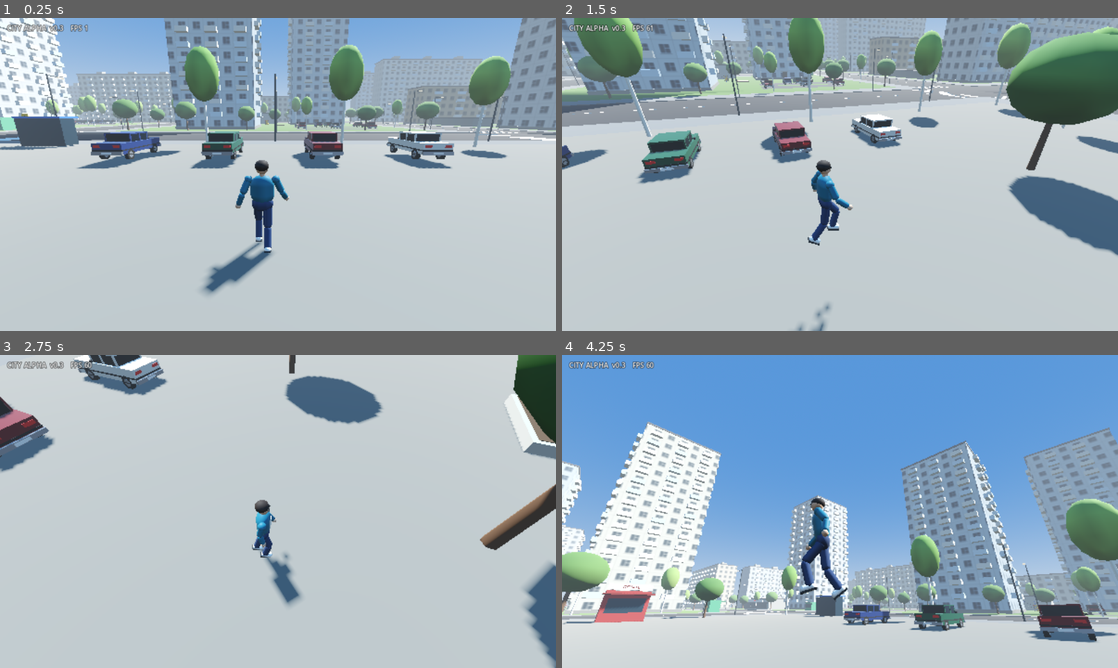
Above: before the commit, frames 1-4 (two rows, left to right).
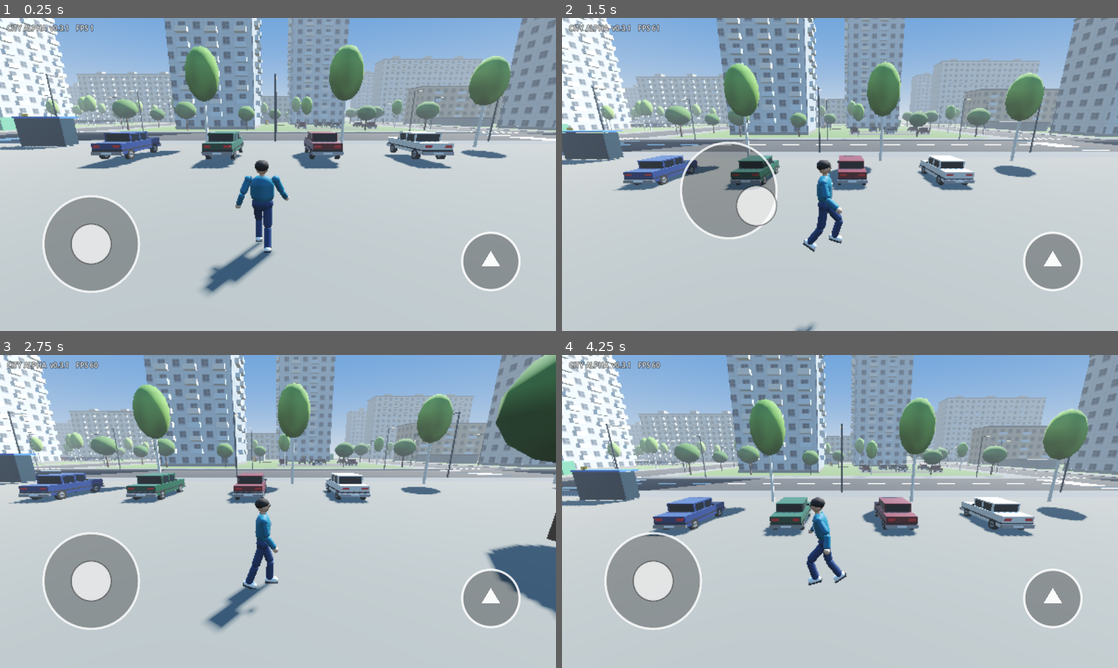
Above: after the commit, the same moments.

Repository: huhenbekon-byte/city-alpha
Game: Godot game, scene res://scenes/main.tscn
Same seed, same stepped clock (60 frames per second), same inputs: the game is played once before the commit and once after it.
Inputs (mouse positions are in pixels of both pictures, inside the frame that each line leads up to):
- Up to frame 1 (0.25 s): no input
- Up to frame 2 (1.5 s): move the mouse to (962, 158) at 0.52 s; hold D (move_right) 0.53-1.25 s; hold F (interact) 0.53-1.25 s; click (962, 158) at 0.67 s; tap Space (jump) at 0.77 s; drag from (728, 190) to (812, 237) at 1.27 s
- Up to frame 3 (2.75 s): move the mouse to (333, 442) at 2.02 s; hold D (move_right) from 2.03 s (still down); tap E at 2.1 s
- Up to frame 4 (4.25 s): release D (move_right) at 2.75 s; drag from (812, 574) to (673, 464) at 2.77 s; move the mouse to (1006, 558) at 3.52 s; hold A (move_left) from 3.53 s (still down); hold Shift (sprint) from 3.53 s (still down); tap Space (jump) at 3.77 s

The runs differ from the first frame. In frame 1, 5.9% of the frame differs, in the area x 7-94%, y 2-88%; in frame 2, 50%; in frame 3, 50%; in frame 4, 82%, in the area x 0-100%, y 0-92%.

Commit message:
Распакован city-alpha.zip

Diff:
--- a/scripts/main.gd
+++ b/scripts/main.gd
@@ -42,7 +42,7 @@
     else:
         _touch.interact_text = ""
 
-    var text := "CITY ALPHA  v0.3    FPS %d" % Engine.get_frames_per_second()
+    var text := "CITY ALPHA  v0.3.1    FPS %d" % Engine.get_frames_per_second()
     if not _touch.pads_enabled:
         if _driving:
             text += "\nW/S — газ/тормоз   A/D — руль   Пробел — ручник   F — выйти   Мышь — камера"
--- a/scripts/touch_controls.gd
+++ b/scripts/touch_controls.gd
@@ -42,7 +42,8 @@
 
 
 func _ready() -> void:
-    set_anchors_preset(Control.PRESET_FULL_RECT)
+    # Именно *_and_offsets_*: иначе размер остаётся 0x0 и кнопки рисуются за экраном.
+    set_anchors_and_offsets_preset(Control.PRESET_FULL_RECT)
     mouse_filter = Control.MOUSE_FILTER_IGNORE
     resized.connect(queue_redraw)
 
Not shown, removed: city-alpha.zip
